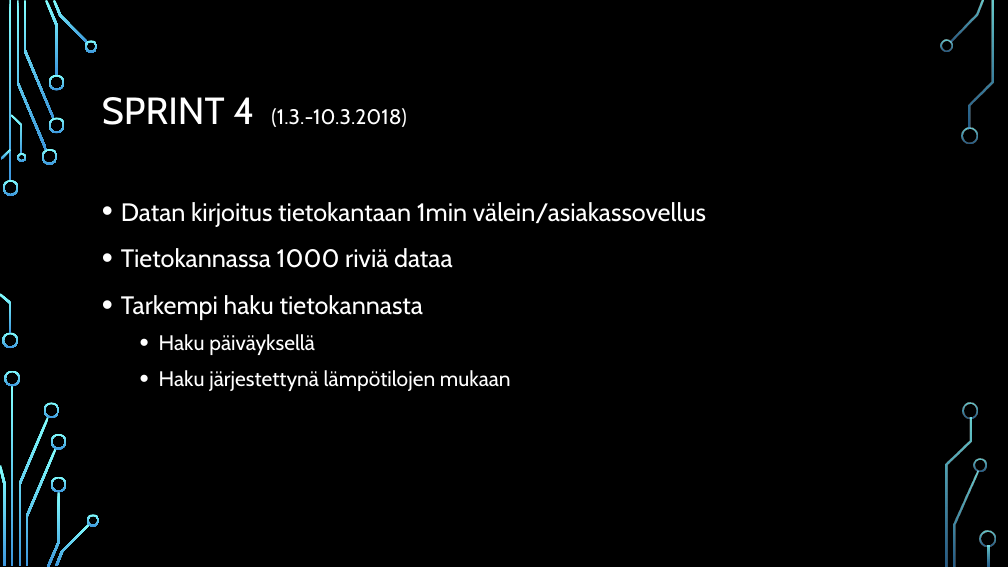
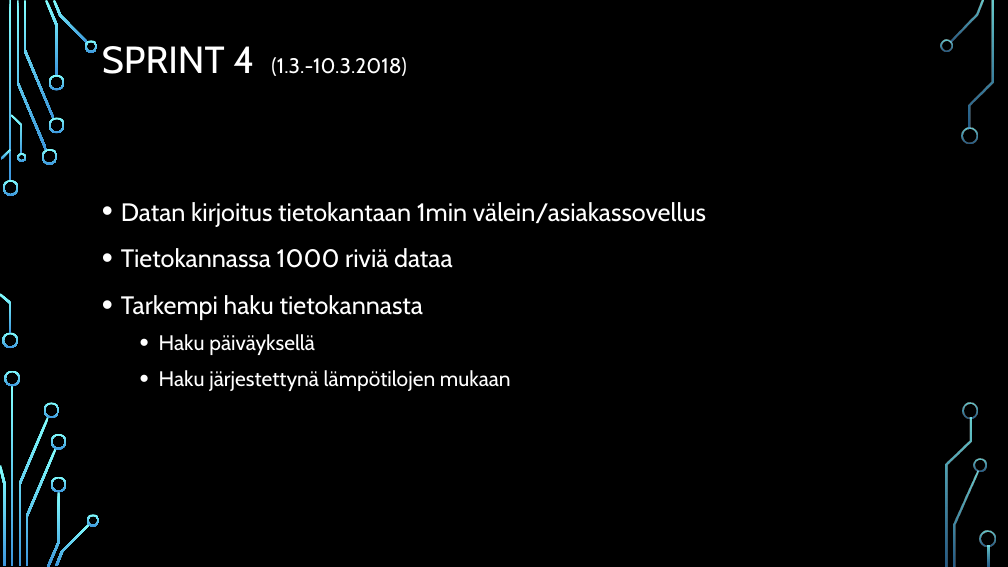
Before and after one commit to tempsens/java, a slide deck: slide 9 of java/Ryhmä 9 - Lämpötilaseuranta v4.pptx (slide 8 before the commit). Drawn at 1008x567 pixels with LibreOffice and Linux fonts; fonts in the diff are those of the drawing; background and template pictures are left out. Boxes give left, top, right and bottom in pixels: in the first picture for what was removed or moved away, otherwise in the second. Text is boxed around its words. In the diff, an @@ line names an element or a change of style, - is before the commit and + after.

```diff
--- a/java/Ryhmä 9 - Lämpötilaseuranta v4.pptx
+++ b/java/Ryhmä 9 - Lämpötilaseuranta v4.pptx
@@ title "SPRINT 4 (1.3.-10.3.2018)": place and size @@
-title "SPRINT 4 (1.3.-10.3.2018)" at (102,97,406,127)
+title "SPRINT 4 (1.3.-10.3.2018)" at (102,46,406,76)
```
Also in this commit, not shown: 5 other slides changed, 1 slide added, 1 other file.
